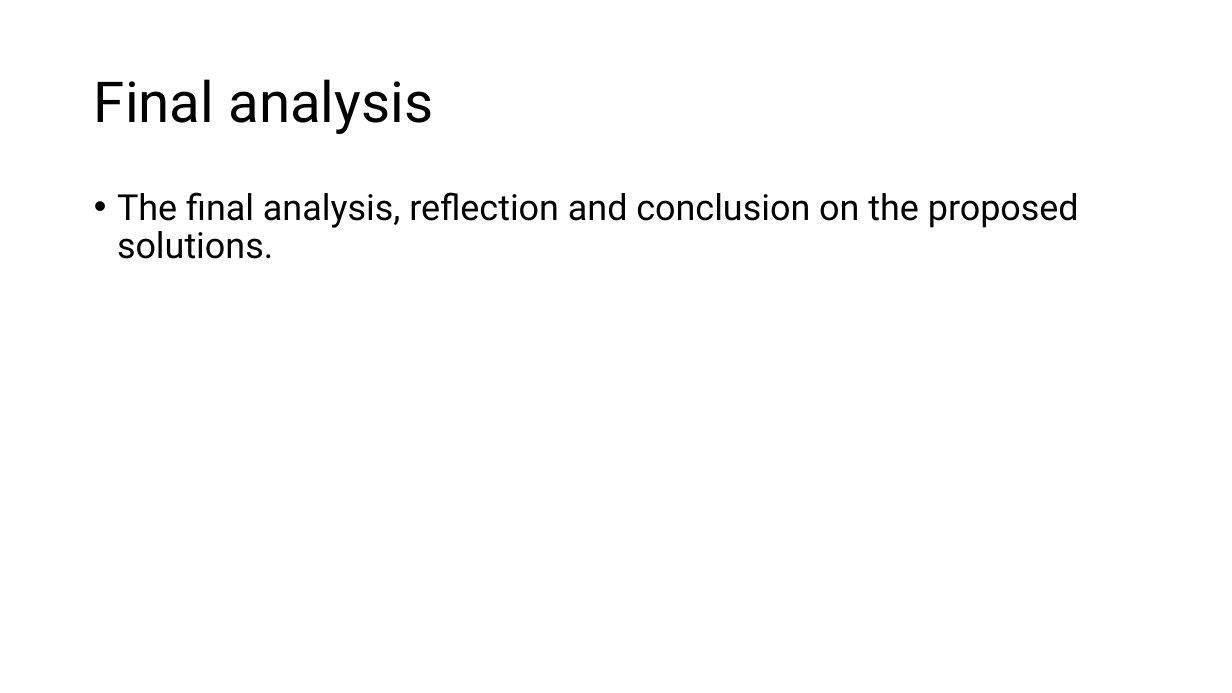
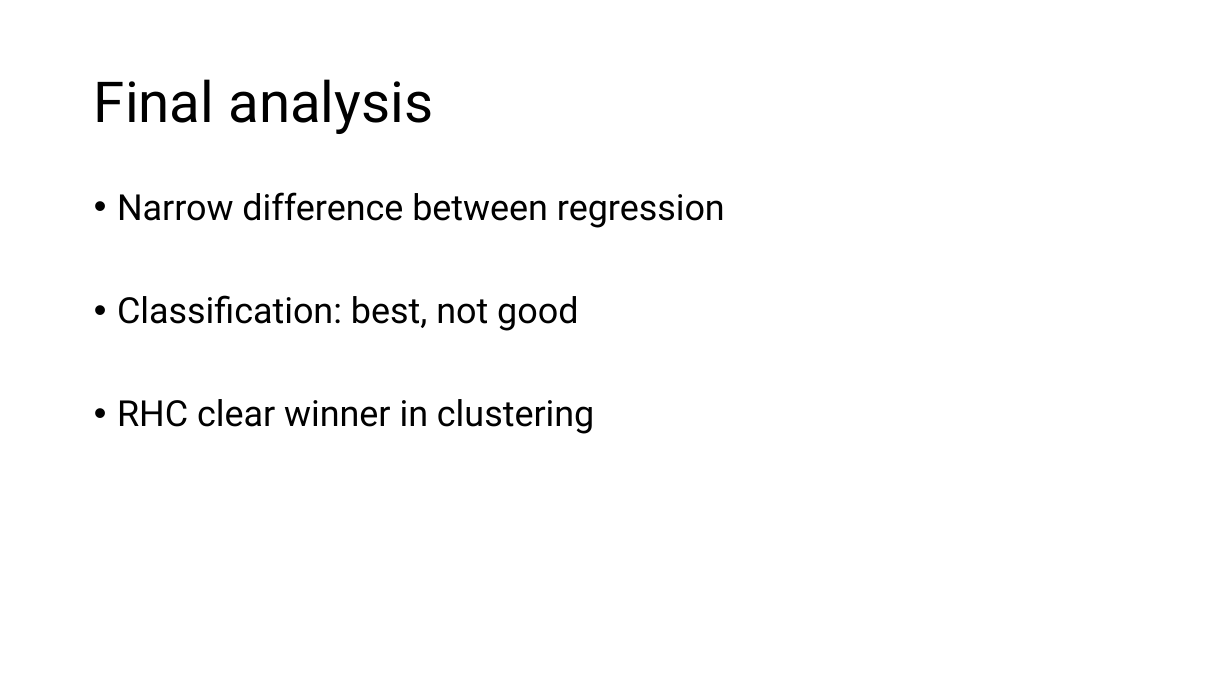
Before and after one commit to MaksBurchard240894/HFG7, a slide deck: slide 8 of Block B/Final Presentation.pptx (slide 9 before the commit). Drawn at 1232x693 pixels with LibreOffice and Linux fonts; fonts in the diff are those of the drawing. Boxes give left, top, right and bottom in pixels: in the first picture for what was removed or moved away, otherwise in the second. Text is boxed around its words. In the diff, an @@ line names an element or a change of style, - is before the commit and + after.

```diff
--- a/Block B/Final Presentation.pptx
+++ b/Block B/Final Presentation.pptx
@@ text at [117,192,725,434]: text changed @@
-• The final analysis, reflection and conclusion on the proposed solutions.
+• Narrow difference between regression
+• Classification: best, not good
+• RHC clear winner in clustering
```
Also in this commit, not shown: 3 other slides changed, 4 slides added, 5 slides removed, 5 other files.
